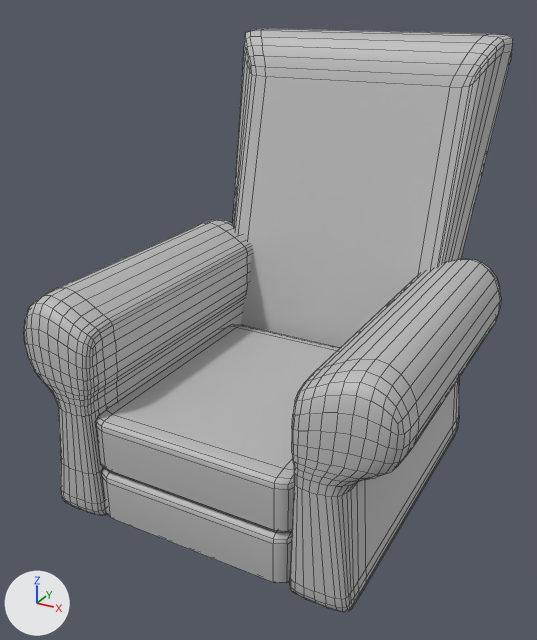
The FBX model Editor/Assets/IronWrought/Mesh/Props/En_P_Chair.fbx, before and after one commit.
Rendered twice from a 50 mm lens placed at (1.002, -2.363, 1.455), pointed at (-0.042, -0.465, 0.506). The axes (+X, +Y, +Z) are drawn at lower left. The lights are the same throughout. Mesh edges are drawn as thin lines. Where no turn or scale is listed for an object, it has been applied to the vertices.

Objects in the first picture: 'En_P_Chair'.
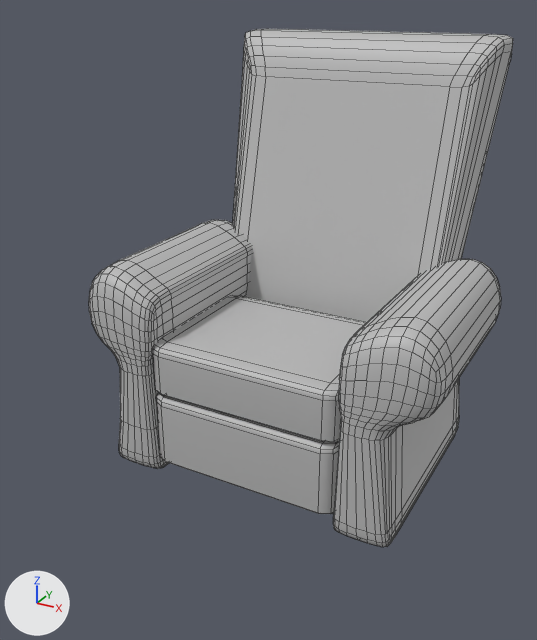
The newer file is also turned or shifted as a whole; pictures and numbers use the older file's frame.

Changed parts and their boxes (x1, y1, x2, y2) in the pictures (537 x 640 px; the box of a moved part takes in the faces that stretch with it):
'En_P_Chair', reshaped (13% narrower, 11% shorter)
    before: (24, 29, 513, 612)
    after: (89, 29, 513, 547)
part 1 of me_mesh, moved or reshaped
    before: (106, 324, 241, 414)
    after: (163, 295, 240, 342)
part 2 of me_mesh, moved or reshaped
    before: (113, 325, 341, 470)
    after: (168, 296, 367, 384)
part 3 of me_mesh, moved or reshaped
    before: (24, 223, 247, 416)
    after: (89, 223, 247, 376)
part 4 of me_mesh, moved or reshaped
    before: (292, 259, 500, 497)
    after: (339, 259, 500, 440)
part 5 of me_mesh, moved or reshaped
    before: (58, 313, 242, 516)
    after: (119, 368, 169, 469)
part 6 of me_mesh, moved or reshaped
    before: (290, 385, 455, 612)
    after: (333, 385, 455, 547)
part 7 of me_mesh, moved or reshaped
    before: (102, 477, 291, 583)
    after: (156, 402, 339, 514)
part 8 of me_mesh, moved or reshaped
    before: (95, 408, 112, 482)
    after: (153, 339, 167, 405)
part 9 of me_mesh, moved or reshaped
    before: (101, 414, 294, 544)
    after: (158, 342, 341, 454)

The edits, one by one:
me_mesh is used by ob_en_p_chair; location (0.0, 0.0, 0.0).
me_mesh had 1700 vertices, 1686 faces and spanned x -0.588..0.588, y -1.022..0.294, z -0.009..1.335.
me_mesh now has 1700 vertices, 1686 faces and spans x -0.588..0.588, y -0.743..0.294, z -0.009..1.335.
me_mesh part 1: 52 of the vertices in x -0.338..-0.287, y -0.365..0.01, z 0.141..0.344 are moved by (0.0, 0.0, 0.114).
me_mesh part 2: 52 of the vertices in x 0.268..0.32, y -0.401..0.01, z 0.141..0.344 are moved by (0.0, 0.0, 0.114).
me_mesh part 3: 204 of the vertices in x -0.588..-0.314, y -1.022..-0.881, z 0.356..0.678 are moved by (0.0, 0.279, 0.0).
me_mesh part 4: 204 of the vertices in x 0.314..0.588, y -1.022..-0.881, z 0.356..0.678 are moved by (0.0, 0.279, 0.0).
me_mesh part 5: 128 of the vertices in x -0.486..-0.314, y -1.022..-0.881, z -0.009..0.161 are moved by (0.0, 0.279, 0.0).
me_mesh part 6: 109 of the vertices in x 0.314..0.486, y -1.022..-0.881, z -0.009..0.055 are moved by (0.0, 0.279, 0.0).
me_mesh part 7: 16 of the vertices in x -0.336..0.319, y -1.003..-0.834, z 0.0..0.011 are moved by (0.0, 0.279, 0.035).
me_mesh part 8: 54 of the vertices in x -0.338..-0.287, y -1.003..-0.401, z 0.141..0.346 are moved by (0.0, 0.279, 0.114).
me_mesh part 9: 54 of the vertices in x 0.268..0.321, y -1.003..-0.483, z 0.141..0.346 are moved by (0.0, 0.279, 0.114).
